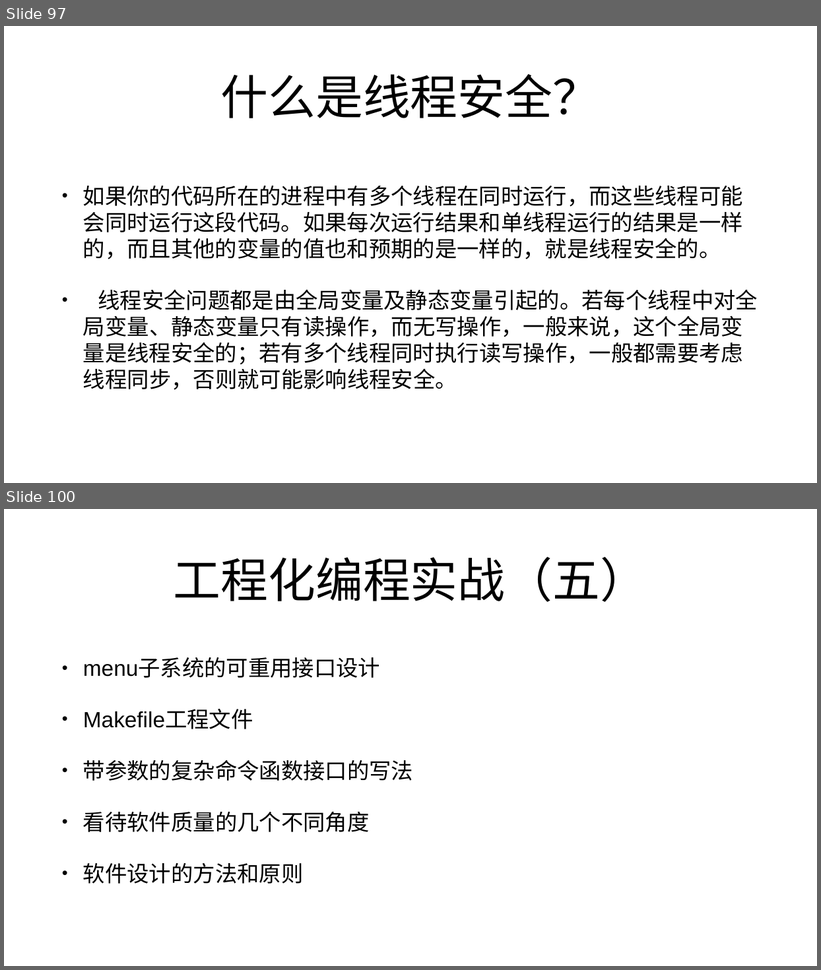
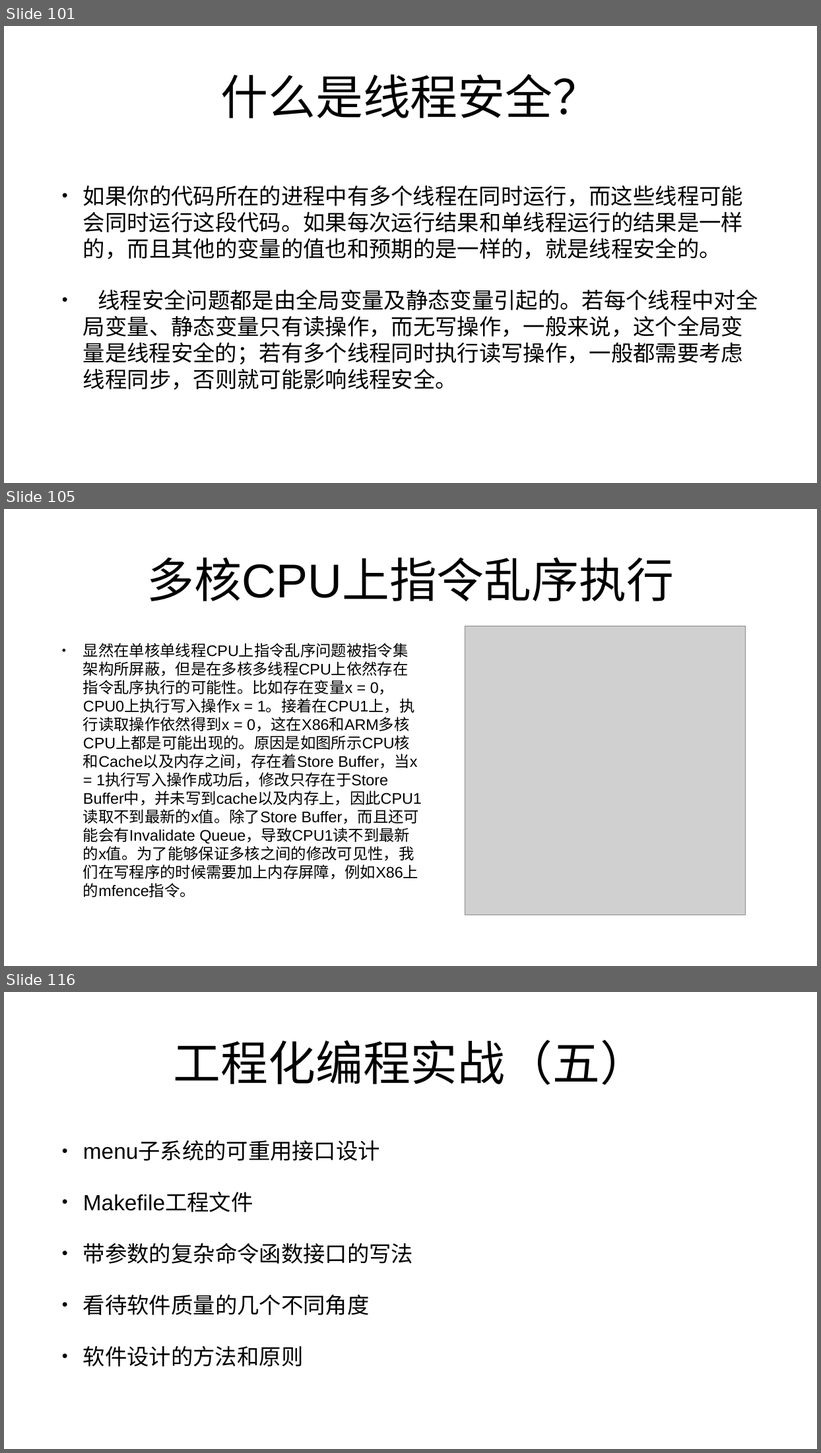
Before and after one commit to mengning/se, a slide deck: ppt/工程化编程实战——代码中的软件工程.pptx. Shown one above the other, each under a label of ours: slides 97 and 100 before the commit, slides 101, 105 and 116 after it; the slides between them are not shown. The pictures are 821x970 and 821x1453 pixels, drawn with LibreOffice and Linux fonts; fonts in the diff are those of the drawing; grey boxes stand for pictures. Boxes give left, top, right and bottom in pixels: in the first picture for what was removed or moved away, otherwise in the second. Text is boxed around its words. In the diff, an @@ line names an element or a change of style, - is before the commit and + after.

```diff
--- a/ppt/工程化编程实战——代码中的软件工程.pptx
+++ b/ppt/工程化编程实战——代码中的软件工程.pptx
@@ slide 105 added at box(4, 509, 817, 966), background #FFFFFF @@
@@ title added at box(147, 557, 674, 601), 112 pt, text #000000 @@
+多核CPU上指令乱序执行
@@ picture added at box(465, 626, 745, 915) @@
@@ text added at box(83, 643, 422, 898), 36.4 pt, text #000000 @@
+• 显然在单核单线程CPU上指令乱序问题被指令集架构所屏蔽，但是在多核多线程CPU上依然存在指令乱序执行的可能性。比如存在变量x = 0，CPU0上执行写入操作x = 1。接着在CPU1上，执行读取操作依然得到x = 0，这在X86和ARM多核CPU上都是可能出现的。原因是如图所示CPU核和Cache以及内存之间，存在着Store Buffer，当x = 1执行写入操作成功后，修改只存在于Store Buffer中，并未写到cache以及内存上，因此CPU1读取不到最新的x值。除了Store Buffer，而且还可能会有Invalidate Queue，导致CPU1读不到最新的x值。为了能够保证多核之间的修改可见性，我们在写程序的时候需要加上内存屏障，例如X86上的mfence指令。
@@ what was slide 97 is now slide 101 @@
@@ what was slide 100 is now slide 116 @@
```
Also in this commit, not shown: 20 slides changed, 15 other slides added, 1 other file.
